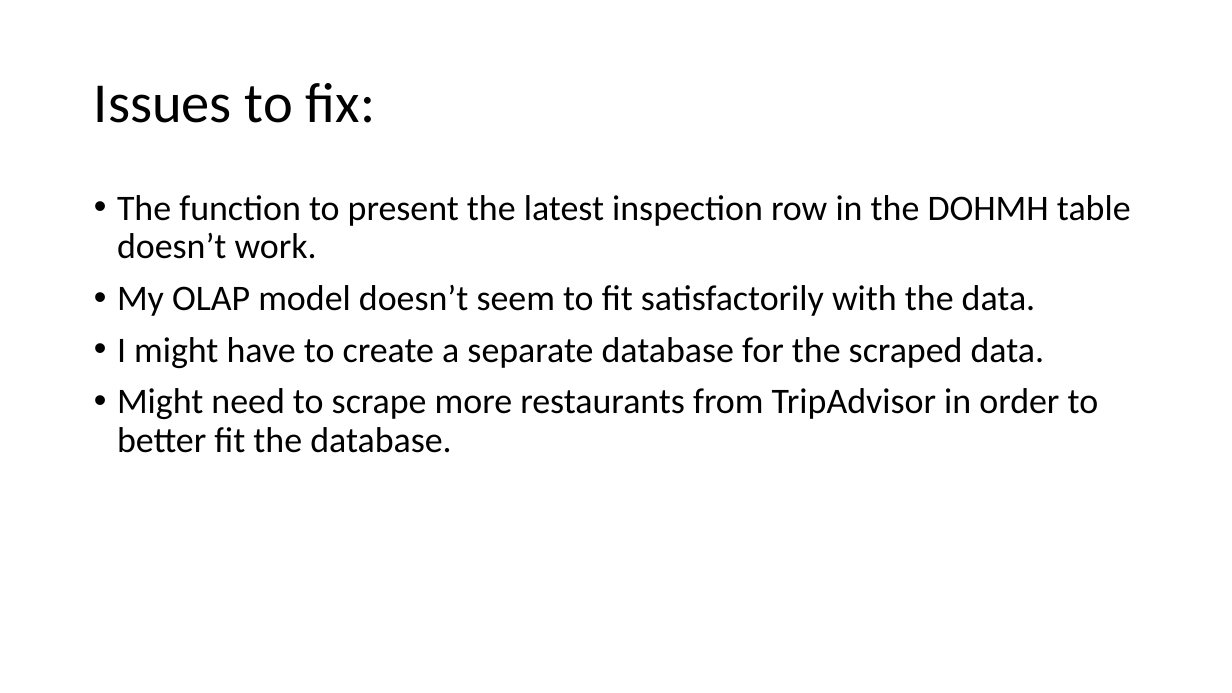
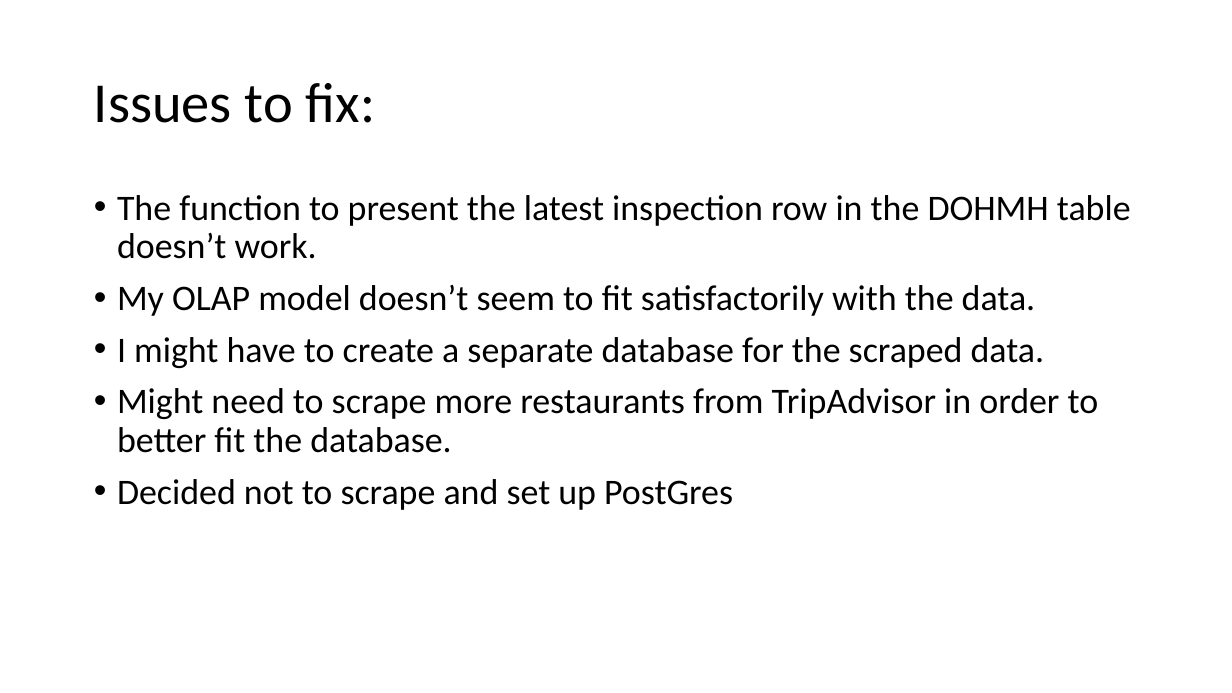
Before and after one commit to sephi-22/restaurant_services_analytics, a slide deck: slide 14 of ETH_Project 1.pptx. Drawn at 1232x693 pixels with LibreOffice and Linux fonts; fonts in the diff are those of the drawing. Boxes give left, top, right and bottom in pixels: in the first picture for what was removed or moved away, otherwise in the second. Text is boxed around its words. In the diff, an @@ line names an element or a change of style, - is before the commit and + after.

Commit message:
More slides

```diff
--- a/ETH_Project 1.pptx
+++ b/ETH_Project 1.pptx
@@ text at <box>117,479,733,510</box>: paragraph added @@
+• Decided not to scrape and set up PostGres
```
